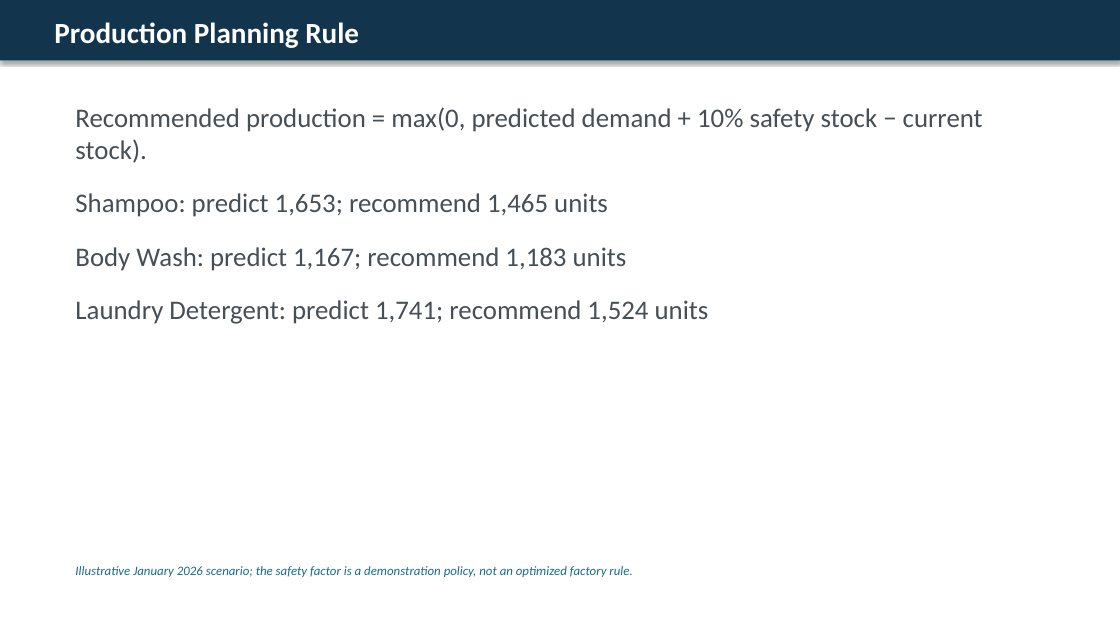
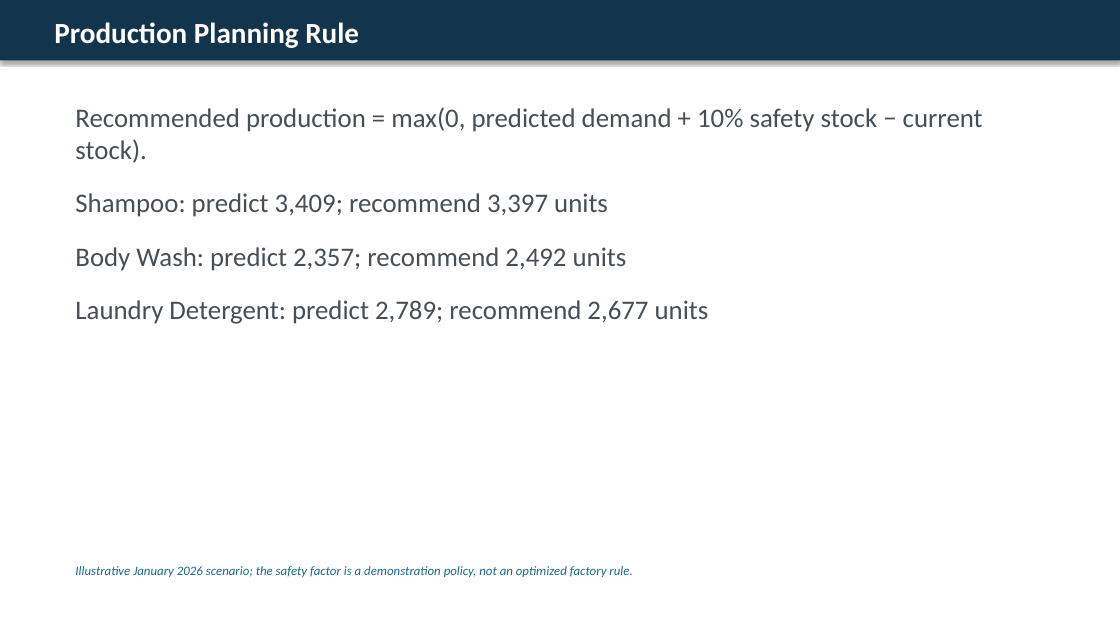
Before and after one commit to soutruoshim/ml-based-demand-prediction, a slide deck: slide 9 of presentation/ML_Demand_Prediction_Final_Defense.pptx. Drawn at 1120x630 pixels with LibreOffice and Linux fonts; fonts in the diff are those of the drawing. Boxes give left, top, right and bottom in pixels: in the first picture for what was removed or moved away, otherwise in the second. Text is boxed around its words. In the diff, an @@ line names an element or a change of style, - is before the commit and + after.

```diff
--- a/presentation/ML_Demand_Prediction_Final_Defense.pptx
+++ b/presentation/ML_Demand_Prediction_Final_Defense.pptx
@@ text at (x1=75, y1=193, x2=709, y2=324): text changed @@
-Shampoo: predict 1,653; recommend 1,465 units
-Body Wash: predict 1,167; recommend 1,183 units
-Laundry Detergent: predict 1,741; recommend 1,524 units
+Shampoo: predict 3,409; recommend 3,397 units
+Body Wash: predict 2,357; recommend 2,492 units
+Laundry Detergent: predict 2,789; recommend 2,677 units
```
Also in this commit, not shown: 2 other slides changed, 19 other files.
